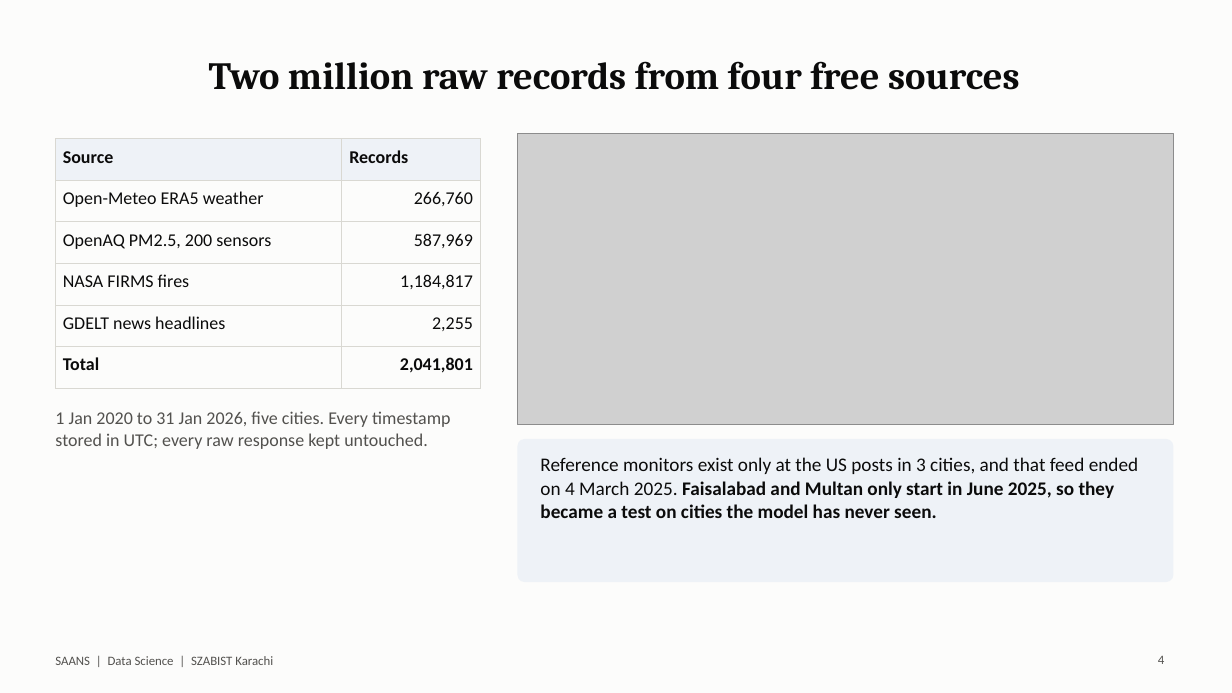
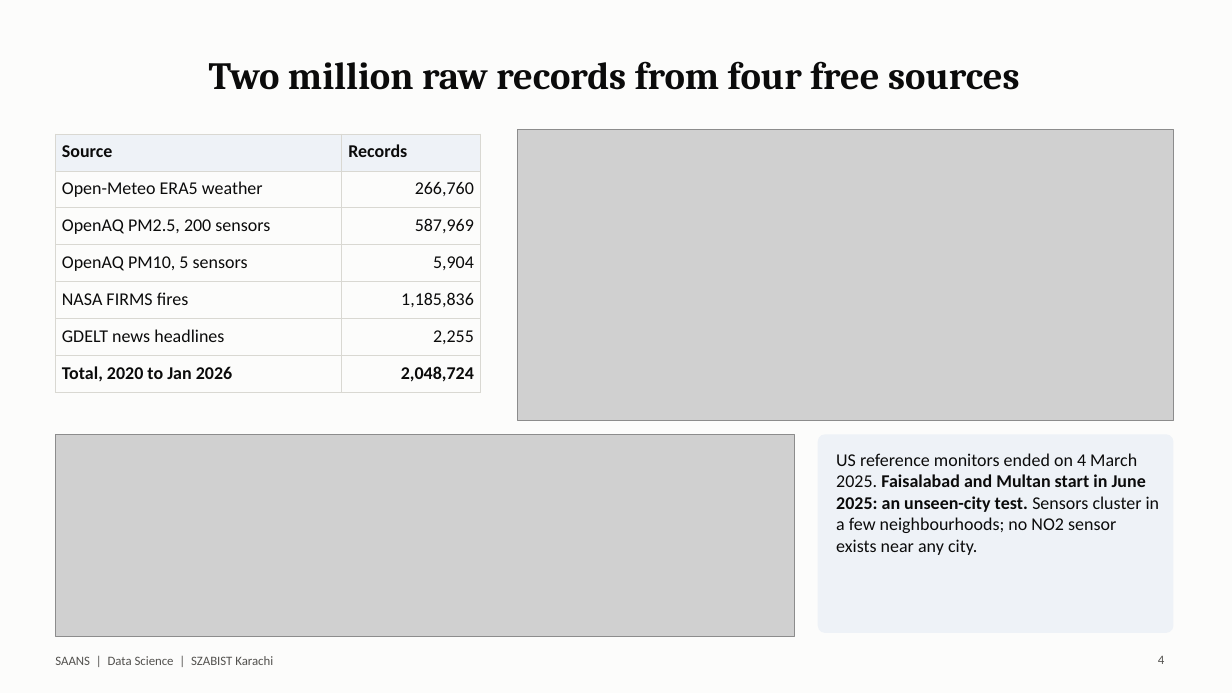
Before and after one commit to FarhanRajputFelix/saans, a slide deck: slide 4 of reports/SAANS_Presentation.pptx. Drawn at 1232x693 pixels with LibreOffice and Linux fonts; fonts in the diff are those of the drawing; grey boxes stand for pictures. Boxes give left, top, right and bottom in pixels: in the first picture for what was removed or moved away, otherwise in the second. Text is boxed around its words. In the diff, an @@ line names an element or a change of style, - is before the commit and + after.

```diff
--- a/reports/SAANS_Presentation.pptx
+++ b/reports/SAANS_Presentation.pptx
@@ table at [55,134,481,386] @@
-row 4: NASA FIRMS fires | 1,184,817
+row 4: OpenAQ PM10, 5 sensors | 5,904
+row 5: NASA FIRMS fires | 1,185,836
-row 7, column 1: Total
+row 7, column 1: Total, 2020 to Jan 2026
-row 7, column 2: 2,041,801
+row 7, column 2: 2,048,724
@@ table: place and size @@
-table at [55,139,481,377]
+table at [55,134,481,386]
@@ picture: place and size @@
-picture at [518,134,1174,425]
+picture at [518,129,1174,421]
@@ text removed at [55,411,450,449] @@
-1 Jan 2020 to 31 Jan 2026, five cities. Every timestamp stored in UTC; every raw response kept untouched.
@@ picture added at [55,434,795,636] @@
@@ rounded rectangle: place and size @@
-rounded rectangle at [518,439,1174,582]
+rounded rectangle at [818,434,1174,633]
@@ rounded rectangle at [818,434,1174,633]: proportions changed @@
@@ text at [836,453,1160,555]: text changed; size 15 to 14 pt; bold off @@
-Reference monitors exist only at the US posts in 3 cities, and that feed ended on 4 March 2025. Faisalabad and Multan only start in June 2025, so they became a test on cities the model has never seen.
+US reference monitors ended on 4 March 2025. Faisalabad and Multan start in June 2025: an unseen-city test. Sensors cluster in a few neighbourhoods; no NO2 sensor exists near any city.
```
Also in this commit, not shown: 10 other slides changed, 4 slides added, 1 slide removed, 4 other files.
